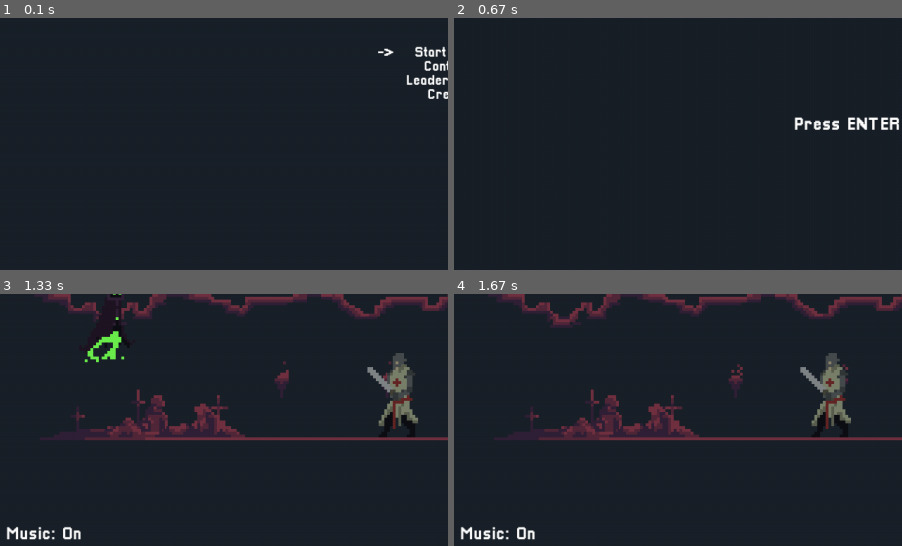
Above: before the commit, frames 1-4 (two rows, left to right).
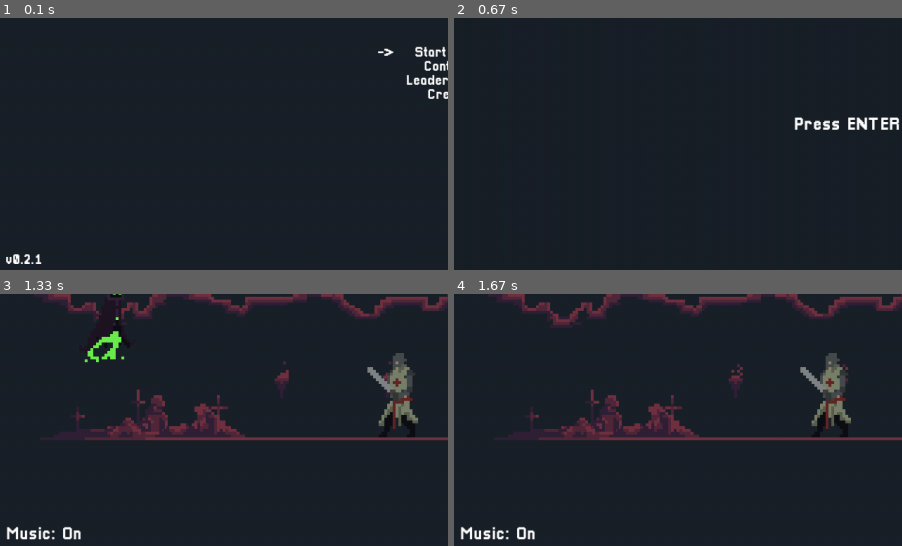
Above: after the commit, the same moments.

Repository: devdelacruz/PyGame-Necromancer
Game: pygame game, started from Main.py
Same seed, same stepped clock (60 frames per second), same inputs: the game is played once before the commit and once after it.
Inputs:
- Up to frame 1 (0.1 s): no input
- Up to frame 2 (0.67 s): tap Enter at 0.33 s
- Up to frame 3 (1.33 s): type "ann" at 0.67 s; tap Enter at 1 s; tap Space at 1.22 s
- Up to frame 4 (1.67 s): hold D from 1.55 s (still down); tap Space at 1.62 s
The pictures show only the part of the screen within x 0-50%, y 50-100%; the shares and areas given below are measured in that part.

The runs differ from the first frame. In frame 1, 0.2% of the frame differs, in the area x 1-10%, y 93-98%; in frame 2, nothing differs; in frame 3, nothing differs; in frame 4, nothing differs.

Commit message:
Add Templar Death Animation and Top5 Leaderboards

Diff:
--- a/Menu.py
+++ b/Menu.py
@@ -1,5 +1,6 @@
 import pygame
 import sys
+import csv
 
 intro_BG = [pygame.image.load('assets/Pixel/Sprites/Necromancer/Intro/v1/Necromancer Intro 00.png'),
             pygame.image.load('assets/Pixel/Sprites/Necromancer/Intro/v1/Necromancer Intro 01.png'),
@@ -101,6 +102,7 @@
             self.game.draw_text("Controls", 20, self.optionsx, self.optionsy + 20)
             self.game.draw_text("Leaderboards", 20, self.leaderx, self.leadery + 20)
             self.game.draw_text("Credits", 20, self.creditsx, self.creditsy + 20)
+            self.game.draw_text("v0.2.1", 20, 35, 705)
             self.game.draw_text("ESC to exit", 20, 1220, 705)
             self.draw_cursor()
             self.blit_screen()
@@ -188,8 +190,35 @@
 class LeaderboardsMenu(Menu):
     def __init__(self, game):
         Menu.__init__(self, game)
-
-    def display_menu(self):
+        self.List = []
+        self.appendY = 0
+        self.top1 = " "
+        self.top2 = " "
+        self.top3 = " "
+        self.top4 = " "
+        self.top5 = " "
+
+        with open("gamelogs.csv", "r") as csv_file:
+            csv_reader = csv.DictReader(csv_file, delimiter=',')
+            for lines in csv_reader:
+                x = lines['Name']
+                y = lines['Points']
+                self.List.append(y + '        ' + x)
+
+        for i in range(0, len(self.List) - 1):
+            for j in range(len(self.List) - 1):
+                if self.List[j] > self.List[j + 1]:
+                    self.List[j], self.List[j + 1] = self.List[j + 1], self.List[j]
+
+        self.List.reverse()
+        self.top1 = self.List[1]
+        self.top2 = self.List[2]
+        self.top3 = self.List[3]
+        self.top4 = self.List[4]
+        self.top5 = self.List[5]
+
+    def display_menu(self):
+
         self.run_display = True
         while self.run_display:
             self.game.check_events()
@@ -197,10 +226,16 @@
                 self.game.curr_menu = self.game.main_menu
                 self.run_display = False
             self.game.display.fill(self.game.BLUE)
-            self.game.draw_text('TOP 10 LEADERBOARDS', 20, self.game.DISPLAY_W / 2, self.game.DISPLAY_H / 2 - 20)
-            self.game.draw_text('Developers:', 20, self.game.DISPLAY_W / 2, self.game.DISPLAY_H / 2 + 30)
-            self.game.draw_text('Dela Cruz', 20, self.game.DISPLAY_W / 2, self.game.DISPLAY_H / 2 + 50)
-            self.game.draw_text('Mon', 20, self.game.DISPLAY_W / 2, self.game.DISPLAY_H / 2 + 70)
+            self.game.draw_text('TOP 5 LEADERBOARDS', 20, self.game.DISPLAY_W / 2, self.game.DISPLAY_H / 2 - 20)
+
+            # for y in range(5): print(self.List[y]) self.top = self.List[y] self.game.draw_text(self.top, 20,
+            # self.game.DISPLAY_W / 2, self.game.DISPLAY_H / 2 + 30 + self.appendY) self.appendY += 20
+
+            self.game.draw_text(self.top1, 20, self.game.DISPLAY_W / 2, 380)
+            self.game.draw_text(self.top2, 20, self.game.DISPLAY_W / 2, 400)
+            self.game.draw_text(self.top3, 20, self.game.DISPLAY_W / 2, 420)
+            self.game.draw_text(self.top4, 20, self.game.DISPLAY_W / 2, 440)
+            self.game.draw_text(self.top5, 20, self.game.DISPLAY_W / 2, 460)
             self.game.draw_text(" BACKSPACE or ENTER to go back.", 20, 1110, 705)
             self.blit_screen()
 
--- a/Necromancer.py
+++ b/Necromancer.py
@@ -28,7 +28,7 @@
     canvas_w, canvas_h = 1280, 720
     win = pygame.display.set_mode((1280, 720))  # Resolution
     pygame.display.set_caption("Necromancer")  # Name of window
-    gameVersion = "v0.1.8"
+    gameVersion = "v0.2.1"
 
     # Sprite imports
     player_wRight = [pygame.image.load('assets/Pixel/Sprites/Necromancer/Walk/Right/Necromancer Walk Right 0.png'),
@@ -299,16 +299,39 @@
                    pygame.image.load('assets/Pixel/Sprites/Templar/Templar Attack/Left/Templar Attack Left 1.png'),
                    pygame.image.load('assets/Pixel/Sprites/Templar/Templar Attack/Left/Templar Attack Left 1.png')]
 
-    enemy_death = [pygame.image.load('assets/Pixel/Sprites/Necromancer/Death/Right/Necromancer Death Right 01.png'),
-                   pygame.image.load('assets/Pixel/Sprites/Necromancer/Death/Right/Necromancer Death Right 02.png'),
-                   pygame.image.load('assets/Pixel/Sprites/Necromancer/Death/Right/Necromancer Death Right 03.png'),
-                   pygame.image.load('assets/Pixel/Sprites/Necromancer/Death/Right/Necromancer Death Right 04.png'),
-                   pygame.image.load('assets/Pixel/Sprites/Necromancer/Death/Right/Necromancer Death Right 05.png'),
-                   pygame.image.load('assets/Pixel/Sprites/Necromancer/Death/Right/Necromancer Death Right 06.png'),
-                   pygame.image.load('assets/Pixel/Sprites/Necromancer/Death/Right/Necromancer Death Right 07.png'),
-                   pygame.image.load('assets/Pixel/Sprites/Necromancer/Death/Right/Necromancer Death Right 08.png'),
-                   pygame.image.load('assets/Pixel/Sprites/Necromancer/Death/Right/Necromancer Death Right 09.png'),
-                   pygame.image.load('assets/Pixel/Sprites/Necromancer/Death/Right/Necromancer Death Right 13.png')]
+    enemy_deathR1 = [pygame.image.load('assets/Pixel/Sprites/Templar/Deathv1/Right/Templar Deathv1 Right 00.png'),
+                     pygame.image.load('assets/Pixel/Sprites/Templar/Deathv1/Right/Templar Deathv1 Right 01.png'),
+                     pygame.image.load('assets/Pixel/Sprites/Templar/Deathv1/Right/Templar Deathv1 Right 02.png'),
+                     pygame.image.load('assets/Pixel/Sprites/Templar/Deathv1/Right/Templar Deathv1 Right 03.png'),
+                     pygame.image.load('assets/Pixel/Sprites/Templar/Deathv1/Right/Templar Deathv1 Right 04.png'),
+                     pygame.image.load('assets/Pixel/Sprites/Templar/Deathv1/Right/Templar Deathv1 Right 05.png'),
+                     pygame.image.load('assets/Pixel/Sprites/Templar/Deathv1/Right/Templar Deathv1 Right 06.png'),
+                     pygame.image.load('assets/Pixel/Sprites/Templar/Deathv1/Right/Templar Deathv1 Right 07.png'),
+                     pygame.image.load('assets/Pixel/Sprites/Templar/Deathv1/Right/Templar Deathv1 Right 08.png'),
+                     pygame.image.load('assets/Pixel/Sprites/Templar/Deathv1/Right/Templar Deathv1 Right 09.png')]
+
+    enemy_deathR2 = [pygame.image.load('assets/Pixel/Sprites/Templar/Deathv1/Right/Templar Deathv1 Right 10.png'),
+                     pygame.image.load('assets/Pixel/Sprites/Templar/Deathv1/Right/Templar Deathv1 Right 11.png'),
+                     pygame.image.load('assets/Pixel/Sprites/Templar/Deathv1/Right/Templar Deathv1 Right 12.png'),
+                     pygame.image.load('assets/Pixel/Sprites/Templar/Deathv1/Right/Templar Deathv1 Right 13.png'),
+                     pygame.image.load('assets/Pixel/Sprites/Templar/Deathv1/Right/Templar Deathv1 Right 14.png'),
+                     pygame.image.load('assets/Pixel/Sprites/Templar/Deathv1/Right/Templar Deathv1 Right 15.png'),
+                     pygame.image.load('assets/Pixel/Sprites/Templar/Deathv1/Right/Templar Deathv1 Right 16.png'),
+                     pygame.image.load('assets/Pixel/Sprites/Templar/Deathv1/Right/Templar Deathv1 Right 17.png'),
+                     pygame.image.load('assets/Pixel/Sprites/Templar/Deathv1/Right/Templar Deathv1 Right 18.png'),
+                     pygame.image.load('assets/Pixel/Sprites/Templar/Deathv1/Right/Templar Deathv1 Right 19.png')]
+
+    enemy_deathL2 = [pygame.image.load('assets/Pixel/Sprites/Templar/Deathv1/Left/Templar Deathv1 Left 10.png'),
+                     pygame.image.load('assets/Pixel/Sprites/Templar/Deathv1/Left/Templar Deathv1 Left 11.png'),
+                     pygame.image.load('assets/Pixel/Sprites/Templar/Deathv1/Left/Templar Deathv1 Left 12.png'),
+                     pygame.image.load('assets/Pixel/Sprites/Templar/Deathv1/Left/Templar Deathv1 Left 13.png'),
+                     pygame.image.load('assets/Pixel/Sprites/Templar/Deathv1/Left/Templar Deathv1 Left 14.png'),
+                     pygame.image.load('assets/Pixel/Sprites/Templar/Deathv1/Left/Templar Deathv1 Left 15.png'),
+                     pygame.image.load('assets/Pixel/Sprites/Templar/Deathv1/Left/Templar Deathv1 Left 16.png'),
+                     pygame.image.load('assets/Pixel/Sprites/Templar/Deathv1/Left/Templar Deathv1 Left 17.png'),
+                     pygame.image.load('assets/Pixel/Sprites/Templar/Deathv1/Left/Templar Deathv1 Left 18.png'),
+                     pygame.image.load('assets/Pixel/Sprites/Templar/Deathv1/Left/Templar Deathv1 Left 19.png')]
+
     torch_BG = [pygame.image.load('assets/Pixel/Sprites/BG/Torch/Torch 0.png'),
                 pygame.image.load('assets/Pixel/Sprites/BG/Torch/Torch 1.png'),
                 pygame.image.load('assets/Pixel/Sprites/BG/Torch/Torch 2.png'),
@@ -330,6 +353,7 @@
                    pygame.image.load('assets/Pixel/Sprites/BG/Floor/Head/Head 2.png'),
                    pygame.image.load('assets/Pixel/Sprites/BG/Floor/Head/Head 2.png'),
                    pygame.image.load('assets/Pixel/Sprites/BG/Floor/Head/Head 0.png')]
+
     HandSprites = [pygame.image.load('assets/Pixel/Sprites/BG/Floor/Hand/Hand 0.png'),
                    pygame.image.load('assets/Pixel/Sprites/BG/Floor/Hand/Hand 0.png'),
                    pygame.image.load('assets/Pixel/Sprites/BG/Floor/Hand/Hand 0.png'),
@@ -359,11 +383,19 @@
     wall5 = pygame.image.load('assets/Pixel/Sprites/BG/Floor/Wall/Wall5.png')
     wall6 = pygame.image.load('assets/Pixel/Sprites/BG/Floor/Wall/Wall6.png')
 
-    # headCthulu = pygame.image.load('assets/Pixel/Sprites/BG/Floor/Head.png')
+    # Fonts
+    # celticRune = pygame.font.Font("assets/Fonts/CelticRune.ttf", 25)
+    # ancientRune = pygame.font.Font("assets/Fonts/AncientRunes.ttf", 25)
+    Pixel = pygame.font.Font("assets/Fonts/Pixel.ttf", 25)
+    Pixel2 = pygame.font.Font("assets/Fonts/Pixel.ttf", 50)
+    Pixel3 = pygame.font.Font("assets/Fonts/Pixel.ttf", 100)
 
     def ThreadSprites():
-        th1 = threading.Thread(target=torchBG.draw)
-        th2 = threading.Thread(target=Cthulu.draw)
+
+        th1 = threading.Thread(target=Cthulu.draw)
+        # th1 = threading.Thread(target=torchBG.draw)
+        th2 = threading.Thread(target=levelNext.levelInDraw)
+
         th1.start()
         th2.start()
 
@@ -467,36 +499,62 @@
 
     class levelIn:
         def __init__(self):
-            self.animation = False
-            self.timer = 10
+            self.showNextLevel = False
             self.timerCount = 0
 
-        # def levelInDraw
+        def levelInDraw(self):
+            ry = random.randint(80, 100)
+
+            if self.timerCount + 1 >= 50:
+                self.timerCount = 0
+                self.showNextLevel = False
+
+            if self.showNextLevel:
+                NextLevel = Pixel3.render("Level: " + str(necromancer.levelCounter), True, (107, 238, 77))
+                win.blit(NextLevel, (475, 100 + ry))
+
+            self.timerCount += 1
+
+    class enemyCorpse:
+        def __init__(self):
+            self.enemyDeath = False
+            self.enemyFacingL = False
+            self.enemyFacingR = False
+            self.enemyX = 0
+            self.enemyY = 0
+            self.timerCount = 0
+            self.timerCountRemains = 0
+
+        def enemyCorpseDraw(self):
+            if self.timerCount + 1 >= 30:
+                self.timerCount = 0
+                self.enemyDeath = False
+
+            if self.enemyDeath:
+                if self.enemyFacingR:
+                    win.blit(enemy_deathR2[self.timerCount // 3], (self.enemyX, self.enemyY))
+                elif self.enemyFacingL:
+                    win.blit(enemy_deathL2[self.timerCount // 3], (self.enemyX, self.enemyY))
+
+            self.timerCount += 1
+            self.timerCountRemains += 1
 
     class GameEnd:
-        def __init__(self, x, y):
-            self.x = x
-            self.y = y
+        def __init__(self):
+            self.x = 0
+            self.y = 0
             self.gameOver = False
             self.gameOverCount = 0
             self.date = now
 
         def draw(self):
-
             if self.gameOverCount + 1 >= 30:
                 self.gameOverCount = 0
 
             if self.gameOver:
-                win.blit(enemy_death[self.gameOverCount // 3], (self.x, self.y))
+                win.blit(enemy_deathR1[self.gameOverCount // 3], (self.x, self.y))
 
             self.gameOverCount += 1
-
-    # Fonts
-    # celticRune = pygame.font.Font("assets/Fonts/CelticRune.ttf", 25)
-    # ancientRune = pygame.font.Font("assets/Fonts/AncientRunes.ttf", 25)
-    Pixel = pygame.font.Font("assets/Fonts/Pixel.ttf", 25)
-    Pixel2 = pygame.font.Font("assets/Fonts/Pixel.ttf", 50)
-    Pixel3 = pygame.font.Font("assets/Fonts/Pixel.ttf", 100)
 
     # character attributes
     class player:
@@ -747,7 +805,7 @@
             crusader.isDamaged = True
             pointsAdd()
 
-    class enemy(object):
+    class enemy:
         def __init__(self, enemy_x, enemy_y):
             self.enemy_x = enemy_x
             self.enemy_y = enemy_y
@@ -916,6 +974,10 @@
                 EnemyHealthDamage = Pixel.render("!!!", True, (255, 50, 77))
                 win.blit(EnemyHealthDamage, (crusader.enemy_x + rx + 10, crusader.enemy_y + ry - 70))
             if crusader.health <= 0:
+                Corpse.enemyX = crusader.enemy_x
+                Corpse.enemyY = crusader.enemy_y
+                Corpse.enemyFacingL = crusader.isFacingLeft
+                Corpse.enemyFacingR = crusader.isFacingRight
                 crusader.isDead = True
 
     def debugKeys():
@@ -950,6 +1012,8 @@
         elif crusader.isDead:
             necromancer.levelCounter += 1
             spawnEnemy()
+            levelNext.showNextLevel = True
+            Corpse.enemyDeath = True
 
     def levelIndicator():
         levelIndicatorText = Pixel2.render("Level: " + str(necromancer.levelCounter), True, (252, 252, 252))
@@ -1134,29 +1198,46 @@
     def redrawGameWindow():
         win.fill((26, 33, 41))
         ThreadSprites()
+        torchBG.draw()
         floorCorpse()
         floorDraw()
-        nextLevel()
-        # necromancer.draw()
+        Corpse.enemyCorpseDraw()
+
+        # Player Draw (necromancer.draw())
         ThreadPlayer()
+
+        # Music
         musicPause.drawMusic()
+
+        # Statistics
         playerHealth()
         playerStamina()
         playerDamageHealth()
         enemyDamageHealth()
         pointsHandler()
+
+        # Level Indicators
+        nextLevel()
         levelIndicator()
+
+        # Debug Keys
         debugKeys()
         necromancer.godModeToggle()
+
+        # Update Frames
         pygame.display.update()
 
-    # Main Loop
+    # Initialize Classes
     necromancer = player(50, 400)
     crusader = enemy(500, 400)
     torchBG = torch(0, 400)
     Cthulu = cthuluhu(550, 140, 400, 100)
-    gO = GameEnd(700, 200)
+    gO = GameEnd()
     musicPause = mixerWrapper()
+    levelNext = levelIn()
+    Corpse = enemyCorpse()
+
+    # Main Loop
     run = True
     while run:
         # The exit function
@@ -1172,6 +1253,8 @@
 
         if necromancer.health <= 0:
             gameOver()
+            gO.x = necromancer.player_x
+            gO.x = necromancer.player_y
             gO.date = datetime.timestamp(now)
 
         if not necromancer.hasName:
--- a/TestLinearSearch.py
+++ b/TestCodes.py
@@ -58,5 +58,55 @@
 # if __name__ == "__main__":
 #     runthreads()
 
-for i in range(10000000000):
-    print(i)
+# from csv import DictReader
+# # open file in read mode
+#
+# list = []
+#
+# with open('gamelogs.csv', 'r') as read_obj:
+#     # pass the file object to DictReader() to get the DictReader object
+#     csv_dict_reader = DictReader(read_obj)
+#     # iterate over each line as a ordered dictionary
+#     for row in csv_dict_reader:
+#         # row variable is a dictionary that represents a row in csv
+#         print(row)
+
+# import csv
+
+# my_dict = {"Name":[],"Points":[],"Levels Cleared":[]};
+
+# thisdict = {
+#   "Name": "1",
+#   "Points": "1",
+# }
+# thisdict.update({"color": "red"})
+
+# Bubble Sort
+import csv
+
+List = []
+
+with open("gamelogs.csv", "r") as csv_file:
+    csv_reader = csv.DictReader(csv_file, delimiter=',')
+    for lines in csv_reader:
+            x = lines['Name']
+            y = lines['Points']
+            List.append(y + '        ' + x)
+
+# print("=======================")
+# print(List)
+
+for i in range(0, len(List) - 1):
+    for j in range(len(List) - 1):
+        if (List[j] > List[j + 1]):
+            List[j], List[j + 1] = List[j + 1], List[j]
+
+# print("=======================")
+List.reverse()
+# print(List)
+#
+# print("=======================")
+
+
+for y in range(5):
+    print(List[y])
--- a/gamelogs.csv
+++ b/gamelogs.csv
@@ -1,8 +1,6 @@
 Name,Points,Levels Cleared,Start Timestamp,Game Version
 
 Test2,1650,4,2021-05-27 19:10:35.616926,v0.1.0
-
-dasd,650,2,2021-05-27 19:11:32.520551,v0.1.0
 
 asd,4550,6,2021-05-27 19:11:32.520551,v0.1.0
 
@@ -44,8 +42,6 @@
 
 qwe,3700,6,2021-05-28 10:23:14.658253,v0.1.7
 
-<asd>,800,3,2021-05-28 11:33:33.687007,v0.1.7
-
 <dsa>,0,1,2021-05-28 11:33:33.687007,v0.1.7
 
 <SciPy1>,1850,5,2021-05-28 11:55:30.550441,v0.1.7
@@ -54,16 +50,12 @@
 
 Kuya,1750,5,2021-05-28 13:38:02.621664,v0.1.7
 
-Angel,350,2,2021-05-28 13:38:02.621664,v0.1.7
-
 <N>,6750,7,2021-05-28 13:51:50.807109,v0.1.7
 
 <NR>,5750,10,2021-05-28 13:51:50.807109,v0.1.7
 
 Test,0,1,2021-05-28 16:31:41.809155,v0.1.7
 
-asd,50,1,2021-05-28 17:11:00.079982,v0.1.7
-
 Latest,7400,8,2021-07-02 09:07:08.374527,v0.1.7
 
 asd,0,1,2021-07-30 16:03:40.164333,v0.1.8
Renamed: assets/Pixel/Sprites/Templar/Templar Deathv2/Left/Templar Deathv2 Left 00.png -> assets/Pixel/Sprites/Templar/Death2/Left/Templar Deathv2 Left 00.png
Renamed: assets/Pixel/Sprites/Templar/Templar Deathv2/Left/Templar Deathv2 Left 01.png -> assets/Pixel/Sprites/Templar/Death2/Left/Templar Deathv2 Left 01.png
Renamed: assets/Pixel/Sprites/Templar/Templar Deathv2/Left/Templar Deathv2 Left 02.png -> assets/Pixel/Sprites/Templar/Death2/Left/Templar Deathv2 Left 02.png
Renamed: assets/Pixel/Sprites/Templar/Templar Deathv2/Left/Templar Deathv2 Left 03.png -> assets/Pixel/Sprites/Templar/Death2/Left/Templar Deathv2 Left 03.png
Renamed: assets/Pixel/Sprites/Templar/Templar Deathv2/Left/Templar Deathv2 Left 04.png -> assets/Pixel/Sprites/Templar/Death2/Left/Templar Deathv2 Left 04.png
Renamed: assets/Pixel/Sprites/Templar/Templar Deathv2/Left/Templar Deathv2 Left 05.png -> assets/Pixel/Sprites/Templar/Death2/Left/Templar Deathv2 Left 05.png
Renamed: assets/Pixel/Sprites/Templar/Templar Deathv2/Left/Templar Deathv2 Left 06.png -> assets/Pixel/Sprites/Templar/Death2/Left/Templar Deathv2 Left 06.png
Renamed: assets/Pixel/Sprites/Templar/Templar Deathv2/Left/Templar Deathv2 Left 07.png -> assets/Pixel/Sprites/Templar/Death2/Left/Templar Deathv2 Left 07.png
Renamed: assets/Pixel/Sprites/Templar/Templar Deathv2/Left/Templar Deathv2 Left 08.png -> assets/Pixel/Sprites/Templar/Death2/Left/Templar Deathv2 Left 08.png
Renamed: assets/Pixel/Sprites/Templar/Templar Deathv2/Left/Templar Deathv2 Left 09.png -> assets/Pixel/Sprites/Templar/Death2/Left/Templar Deathv2 Left 09.png
Renamed: assets/Pixel/Sprites/Templar/Templar Deathv2/Left/Templar Deathv2 Left 10.png -> assets/Pixel/Sprites/Templar/Death2/Left/Templar Deathv2 Left 10.png
Renamed: assets/Pixel/Sprites/Templar/Templar Deathv2/Left/Templar Deathv2 Left 11.png -> assets/Pixel/Sprites/Templar/Death2/Left/Templar Deathv2 Left 11.png
(and 68 more such lines)
